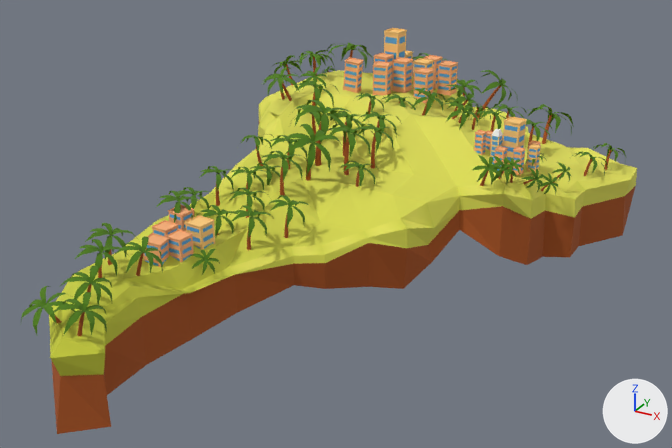
What one commit did to the glTF model FE/worldy/src/assets/lowpoly/southAmerica.glb.
The view is the same before and after, from a 50 mm camera at (-3.65, -5.84, 2.14) aimed at (-5.99, -1.58, 0.01). Every picture has the same lights, and +X, +Y and +Z are marked at lower right. Where no turn or scale is listed for an object, it has been applied to the vertices. Vertices at the same position are counted once.

Names of what the first picture shows: 'southAmerica'.
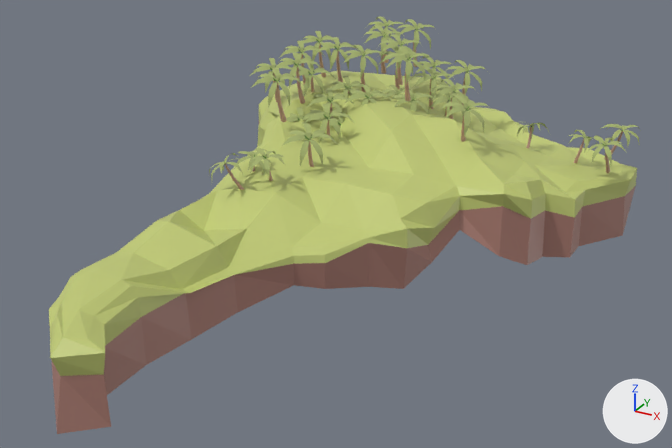
Where the change shows, as pixel boxes [x1, y1, x2, y2] in the pictures (672 x 448 px):
'southAmerica', reshaped: before [20, 28, 637, 434]; after [49, 16, 640, 434]
part 1 of me_ground_2_world_ap_0_002, deleted: before [20, 42, 618, 336]
part 2 of me_ground_2_world_ap_0_002, built on: before [317, 28, 626, 157]; after [209, 16, 640, 190]
part 3 of me_ground_2_world_ap_0_002, recoloured: [51, 122, 636, 434] in both
part 4 of me_ground_2_world_ap_0_002, recoloured: [49, 71, 637, 376] in both

What the commit changed:
Material '땅' (mat_땅) is new.
Its base color is (0.547, 0.609, 0.183) (yellow #c3cd77).
Material '나무' (mat_나무) is new.
Its base color is (0.342, 0.406, 0.123) (green #9eab62).
Its roughness is 1.0.
Its emission strength is 0.0301.
Material '지각' (mat_지각) is new.
Its base color is (0.389, 0.196, 0.161) (brown #a87a70).
Material '가지' (mat_가지) is new.
Its base color is (0.512, 0.314, 0.241) (beige #be9887).
me_ground_2_world_ap_0_002 is used by ob_southamerica; location (-2.543, 2.795, -0.28).
me_ground_2_world_ap_0_002 had 14433 vertices, 21064 faces and spanned x -4.82..-2.05, y -6.42..-1.96, z 0.11..1.09.
me_ground_2_world_ap_0_002 no longer uses material mat_world_ap_038 (picture img_clouds_basecolor).
me_ground_2_world_ap_0_002 no longer uses material mat_world_ap_039 (picture img_clouds_basecolor).
me_ground_2_world_ap_0_002 now has 6546 vertices, 8389 faces and spans x -4.82..-2.04, y -6.42..-1.96, z 0.11..1.16.
me_ground_2_world_ap_0_002 part 1: 518 loose pieces with 13176 vertices, spanning x -4.71..-2.14, y -6.41..-2.24, z 0.34..0.96, are deleted.
me_ground_2_world_ap_0_002 part 2: 5 vertices moved within x -4.03..-2.18, y -3.26..-2.85, z 0.61..0.9; 974 vertices removed from x -4.05..-2.1, y -3.99..-2.84, z 0.54..1.09; 6263 vertices added at x -4.55..-2.04, y -4.89..-2.55, z 0.23..1.16.
me_ground_2_world_ap_0_002 part 3: 99 faces spanning x -4.82..-2.06, y -6.42..-1.96, z 0.11..0.53 switch from mat_world_ap_005 (picture img_clouds_basecolor) to mat_지각 (brown #a77a70).
me_ground_2_world_ap_0_002 part 4: 373 faces spanning x -4.8..-2.05, y -6.4..-1.98, z 0.3..0.77 switch from mat_world_ap_005 (picture img_clouds_basecolor) to mat_땅 (yellow #c3cd77).
me_ground_2_world_ap_0_002 now uses material mat_가지 (beige #be9887).
me_ground_2_world_ap_0_002 now uses material mat_나무 (green #9eab62).
